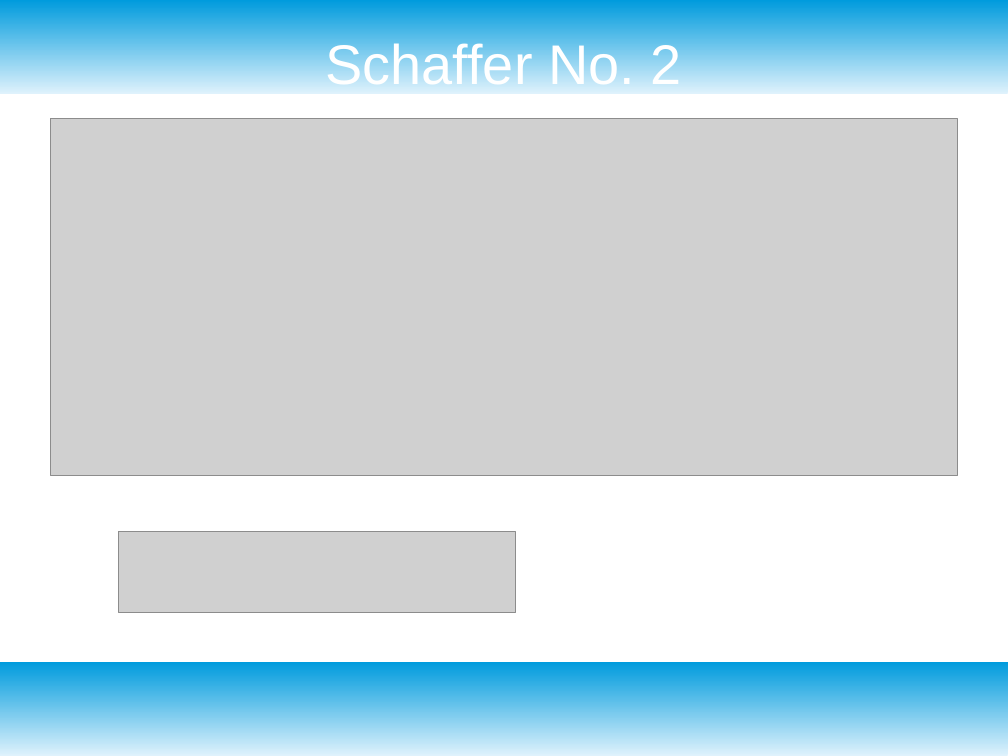
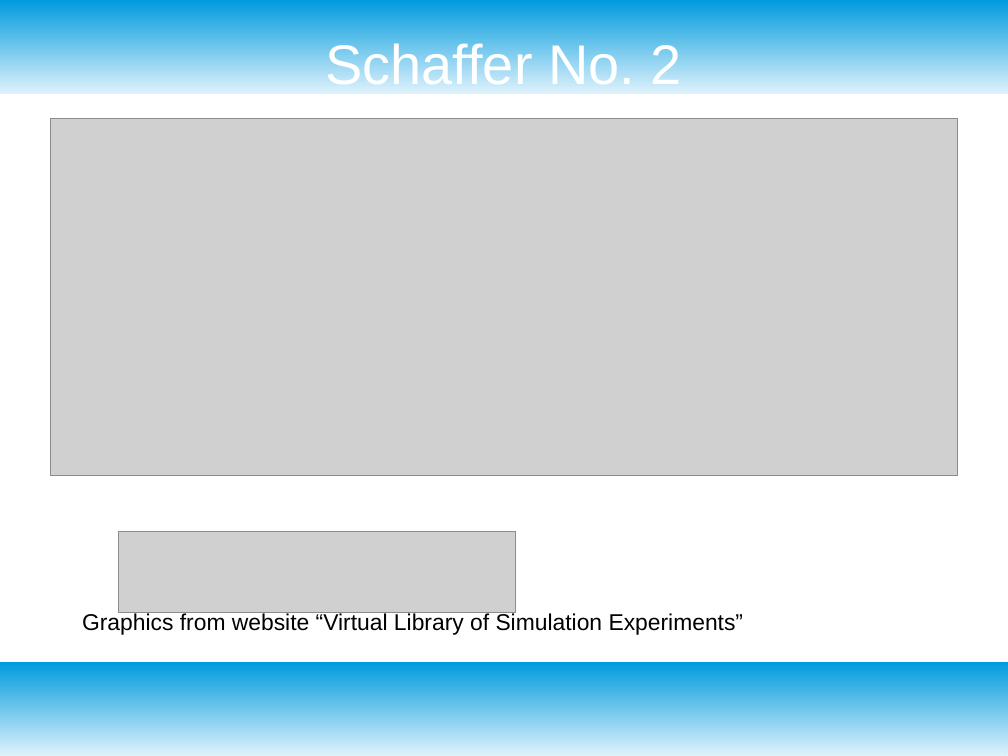
Before and after one commit to dataronio/ThinkfulCapstone, a slide deck: slide 29 of CapstoneDeck.odp (slide 19 before the commit). Drawn at 1008x756 pixels with LibreOffice and Linux fonts; fonts in the diff are those of the drawing; grey boxes stand for pictures. Boxes give left, top, right and bottom in pixels: in the first picture for what was removed or moved away, otherwise in the second. Text is boxed around its words. In the diff, an @@ line names an element or a change of style, - is before the commit and + after.

```diff
--- a/CapstoneDeck.odp
+++ b/CapstoneDeck.odp
@@ text added at bbox=[82, 612, 744, 635], 18 pt, text #000000 @@
+Graphics from website “Virtual Library of Simulation Experiments”
```
Also in this commit, not shown: 12 other slides changed, 15 slides added, 1 slide removed, 10 other files.
